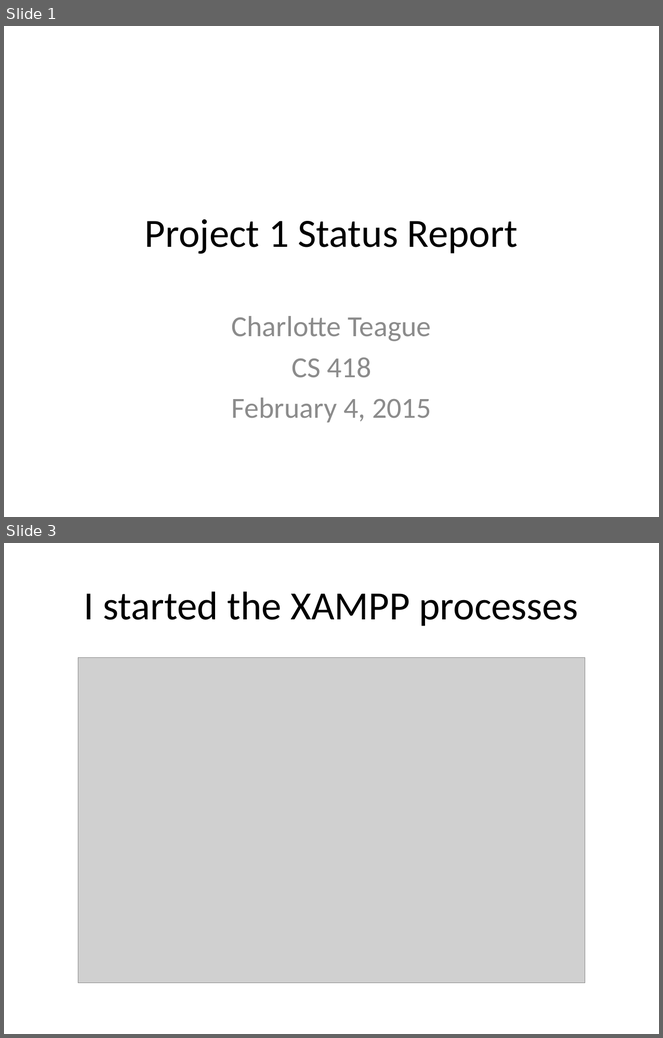
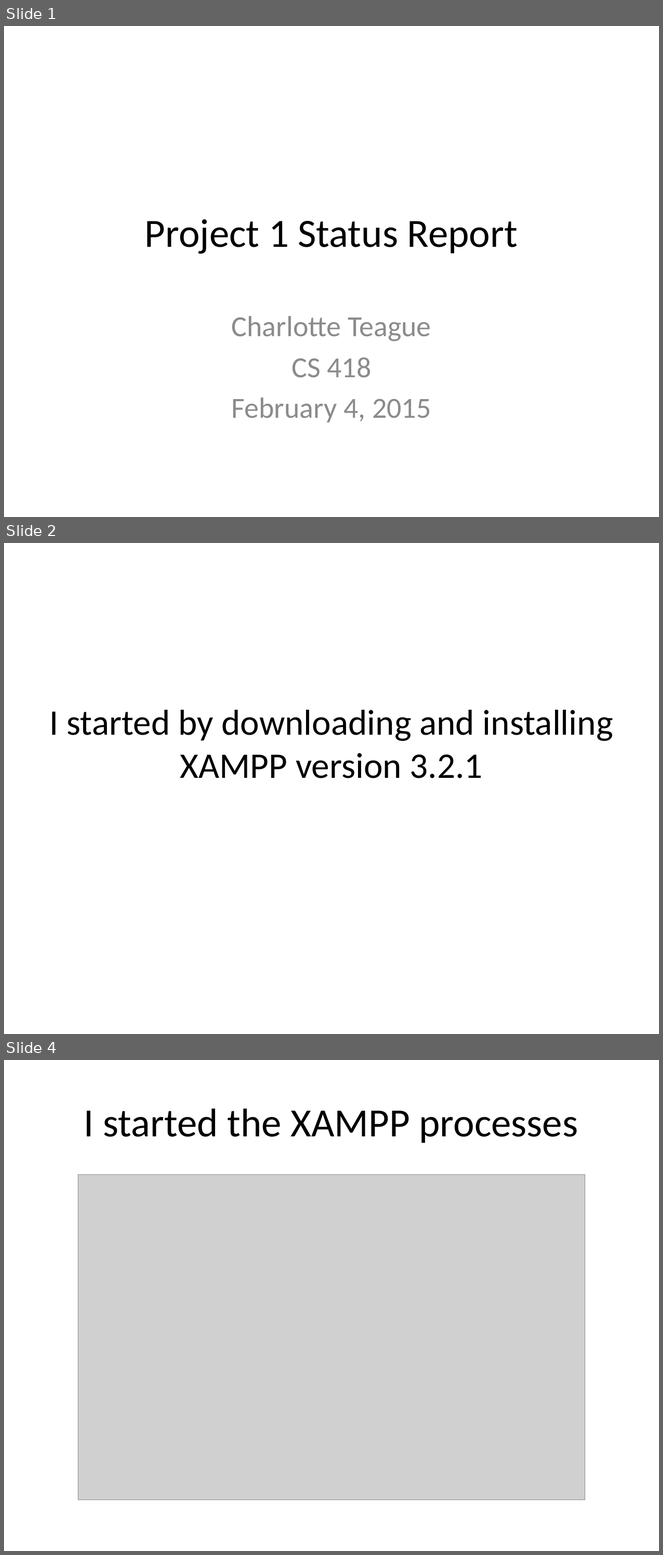
Before and after one commit to chateague/ODUCS418, a slide deck: Project 1 Status Report.pptx. Shown one above the other, each under a label of ours: slides 1 and 3 before the commit, slides 1, 2 and 4 after it; the slides between them are not shown. The pictures are 663x1038 and 663x1555 pixels, drawn with LibreOffice and Linux fonts; fonts in the diff are those of the drawing; grey boxes stand for pictures. Boxes give left, top, right and bottom in pixels: in the first picture for what was removed or moved away, otherwise in the second. Text is boxed around its words. In the diff, an @@ line names an element or a change of style, - is before the commit and + after.

```diff
--- a/Project 1 Status Report.pptx
+++ b/Project 1 Status Report.pptx
@@ slide 2 added at <box>4,543,659,1034</box>, background #FFFFFF @@
@@ title added at <box>49,710,613,779</box>, 39.6 pt, text #000000 @@
+I started by downloading and installing XAMPP version 3.2.1
@@ what was slide 3 is now slide 4 @@
```
Also in this commit, not shown: 3 slides changed, 1 other slide added, 3 other files.
